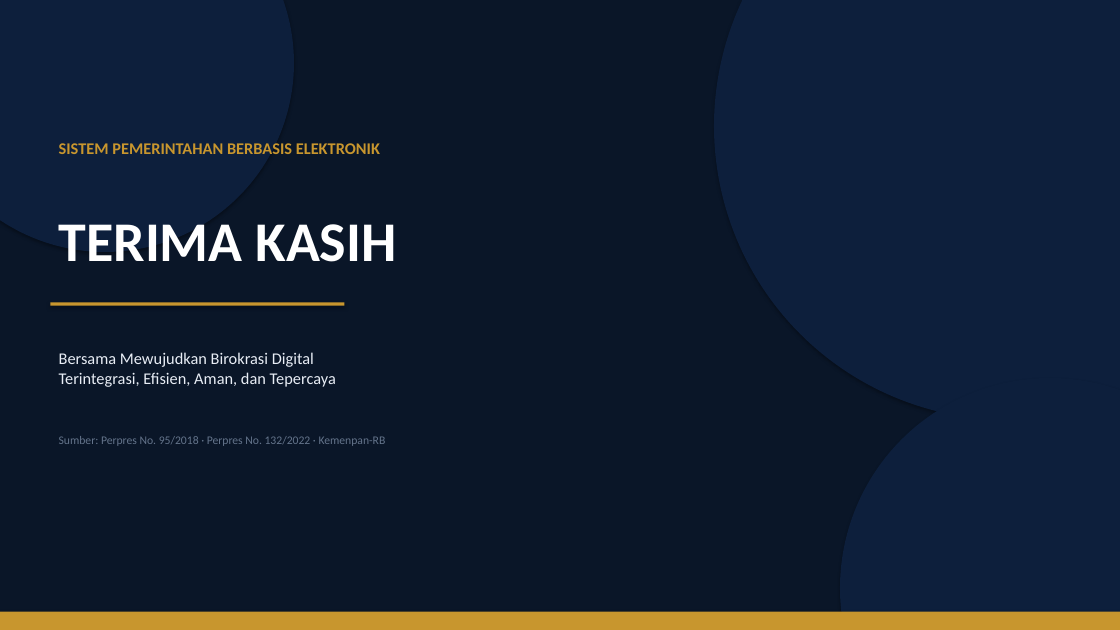
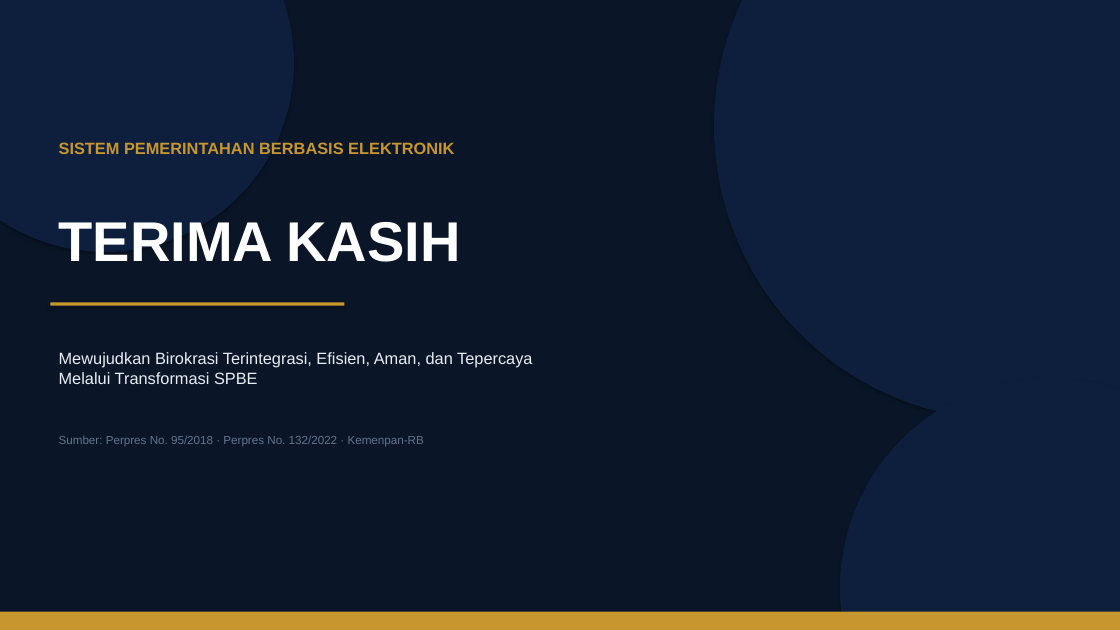
Before and after one commit to rahadiana/coba_ppt, a slide deck: slide 16 of SPBE_Transformasi_Birokrasi.pptx. Drawn at 1120x630 pixels with LibreOffice and Linux fonts; fonts in the diff are those of the drawing. Boxes give left, top, right and bottom in pixels: in the first picture for what was removed or moved away, otherwise in the second. Text is boxed around its words. In the diff, an @@ line names an element or a change of style, - is before the commit and + after.

Commit message:
fix: restore original SPBE presentation from initial commit

```diff
--- a/SPBE_Transformasi_Birokrasi.pptx
+++ b/SPBE_Transformasi_Birokrasi.pptx
@@ text at [59, 352, 532, 384]: text changed; font Calibri to Arial @@
-Bersama Mewujudkan Birokrasi Digital
-Terintegrasi, Efisien, Aman, dan Tepercaya
+Mewujudkan Birokrasi Terintegrasi, Efisien, Aman, dan Tepercaya
+Melalui Transformasi SPBE
@@ font Calibri to Arial in 3 elements at [59, 142, 454, 154], [59, 222, 461, 262], [59, 436, 424, 446] @@
```
Also in this commit, not shown: 14 other slides changed, 1 slide added, 1 slide removed.
